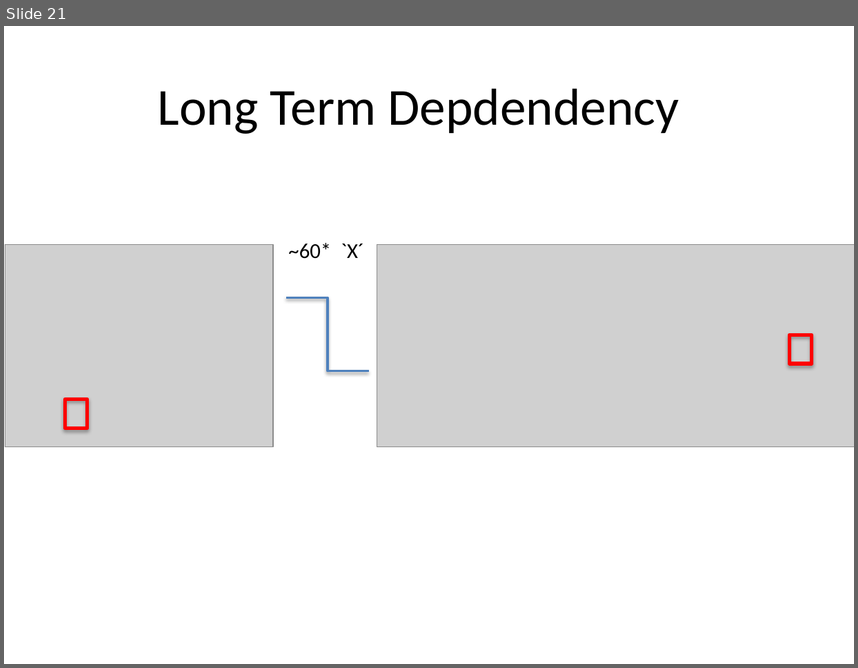
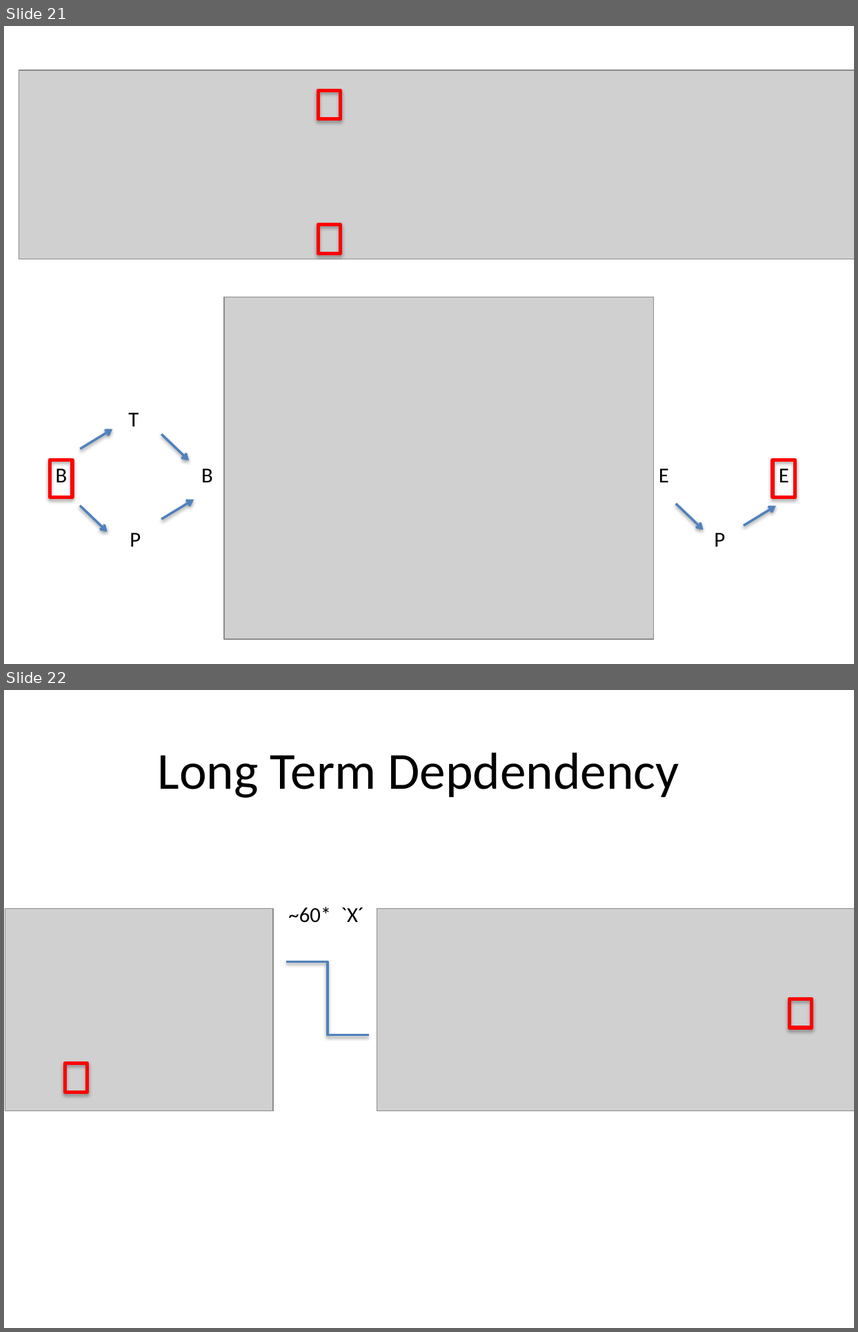
Before and after one commit to BSifringer/ArtificialComposer, a slide deck: slides/proved_learning.pptx. Shown one above the other, each under a label of ours: slide 21 before the commit, slides 21 and 22 after it. The pictures are 858x668 and 858x1332 pixels, drawn with LibreOffice and Linux fonts; fonts in the diff are those of the drawing; grey boxes stand for pictures. Boxes give left, top, right and bottom in pixels: in the first picture for what was removed or moved away, otherwise in the second. Text is boxed around its words. In the diff, an @@ line names an element or a change of style, - is before the commit and + after.

```diff
--- a/slides/proved_learning.pptx
+++ b/slides/proved_learning.pptx
@@ slide 21 added at (4,26,854,664), background #FFFFFF @@
@@ picture added at (19,70,854,259) @@
@@ rectangle added at (318,91,340,120), outline #FF0000 3 pt @@
@@ rectangle added at (318,225,340,254), outline #FF0000 3 pt @@
@@ picture added at (224,297,654,639) @@
@@ text added at (128,412,139,426), 18 pt, text #000000 @@
+T
@@ arrow added from (81, 448) to (113, 429), #4F81BD 2 pt @@
@@ arrow added from (161, 434) to (190, 461), #4F81BD 2 pt @@
@@ rectangle added at (50,459,72,497), outline #FF0000 3 pt @@
@@ rectangle added at (773,459,795,497), outline #FF0000 3 pt @@
@@ text added at (56,468,67,482), 18 pt, text #000000 @@
+B
@@ text added at (201,468,213,482), 18 pt, text #000000 @@
+B
@@ text added at (659,468,669,482), 18 pt, text #000000 @@
+E
@@ text added at (779,468,789,482), 18 pt, text #000000 @@
+E
@@ arrow added from (161, 519) to (194, 499), #4F81BD 2 pt @@
@@ arrow added from (80, 506) to (107, 532), #4F81BD 2 pt @@
@@ arrow added from (675, 503) to (704, 529), #4F81BD 2 pt @@
@@ arrow added from (744, 525) to (776, 506), #4F81BD 2 pt @@
@@ text added at (130,532,141,546), 18 pt, text #000000 @@
+P
@@ text added at (714,532,725,546), 18 pt, text #000000 @@
+P
@@ what was slide 21 is now slide 22 @@
```
Also in this commit, not shown: 20 other slides added, 20 slides removed, 7 other files.
